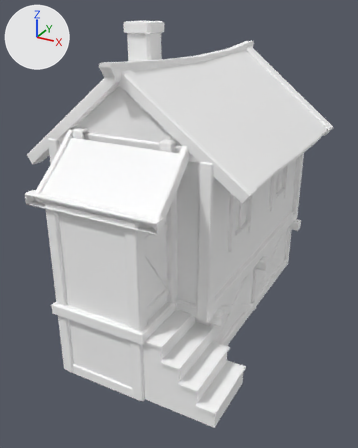
The FBX model Assets/Environment/Meshes/Medieval_house1.fbx as it was, and as the next commit left it.
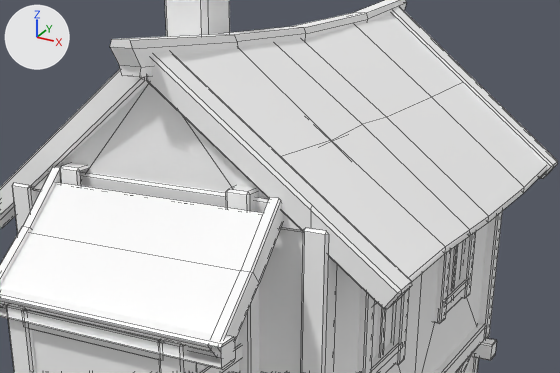
Each version appears first whole from a 50 mm camera at (1.78, -3.5, 2.35) aimed at (0.03, -0.32, 0.77), and next in a close-up on the part from 12% to 93% of the width and 9% to 53% of the height. The axes (+X, +Y, +Z) are drawn at upper left. The lights are the same throughout. The close-ups show mesh edges as thin lines. Where no turn or scale is listed for an object, it has been applied to the vertices. Vertices at the same position are counted once.

In view in the first close-up: 'Medieval_house1'.
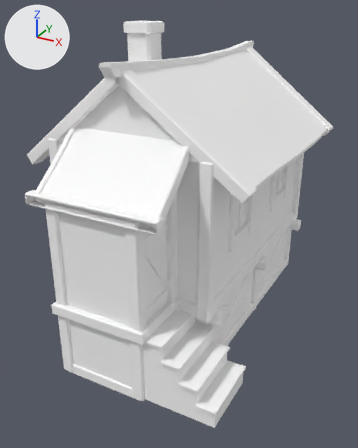
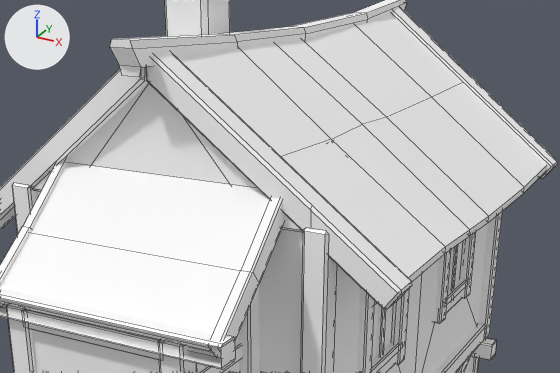
The newer file is also turned or shifted as a whole; pictures and numbers use the older file's frame.

Diff of the bpy script that builds the scene:
```diff
--- a/Assets/Environment/Meshes/Medieval_house1.fbx.py
+++ b/Assets/Environment/Meshes/Medieval_house1.fbx.py
@@ me_mesh @@
 # used by ob_medieval_house1; location = (0.0, 0.0, 0.0)
-me_mesh.from_pydata(...)  # 1604 vertices, 1102 faces; spans x -0.85..0.88, y -1.43..1.1, z -0.06..2.26
+me_mesh.from_pydata(...)  # 1595 vertices, 1081 faces; spans x -0.85..0.88, y -1.43..1.1, z -0.06..2.26
+# me_mesh part 1
+# 10 vertices are removed from x -0.03..0.4, y -0.51..0.61, z 1.69..1.99
+# 27 faces are deleted
+# 24 vertices in x -0.37..0.38, y -1.04..-0.95, z 1.62..1.63 move by (0.0, 0.0, -0.07)
+# 10 vertices in x -0.41..0.47, y -1.02..-0.97, z 1.56..1.61 move by (0.0, 0.06, 0.05)
+# 4 vertices move from x -0.41..0.44, y -1.04..-0.98, z 1.56..1.62 to x -0.41..0.44, y -0.98..-0.91, z 1.61..1.67
+# 1 vertex is added at (0.4, -0.51, 1.7)
+# 6 new faces join them
 me_mesh.materials.append(mat_medievalhouse2)
```

Pixel boxes [x1, y1, x2, y2] of what changed, in the close-ups (560 x 373 px):
part 1 of me_mesh, cut back: [22, 43, 470, 373] in both
